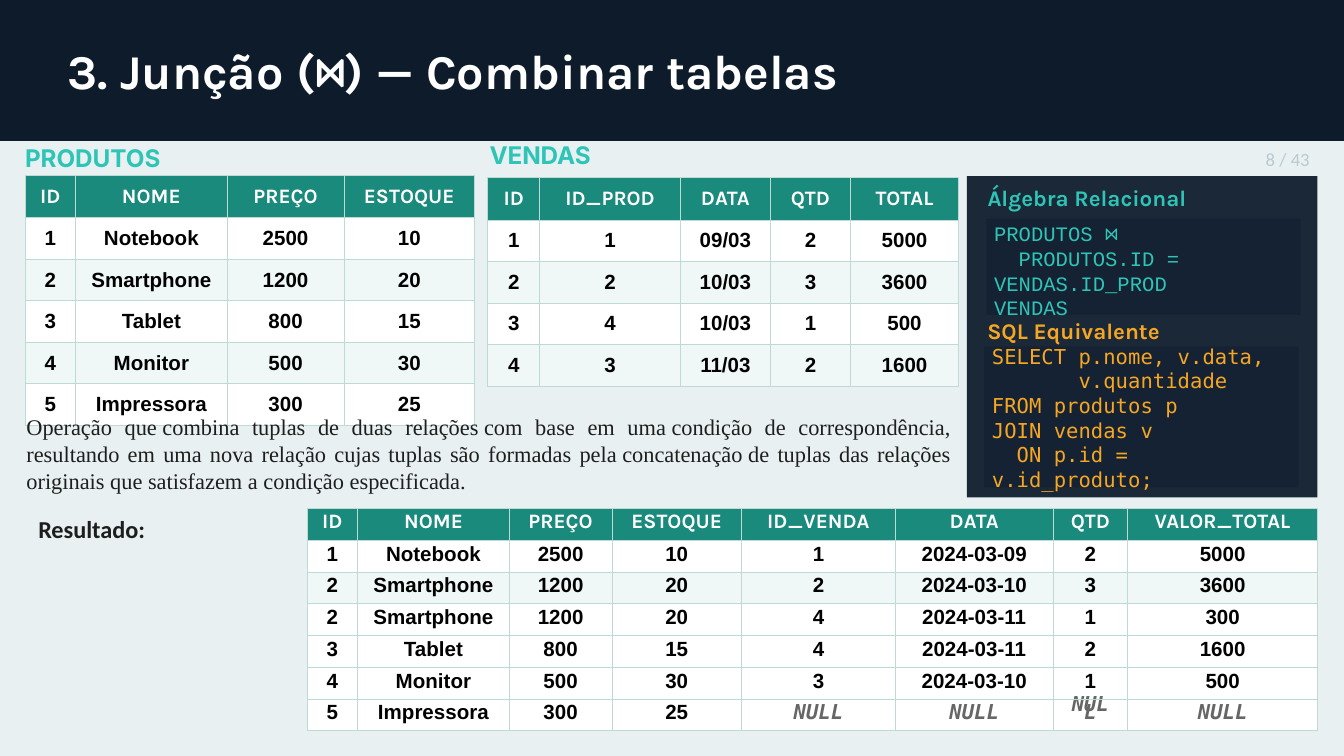
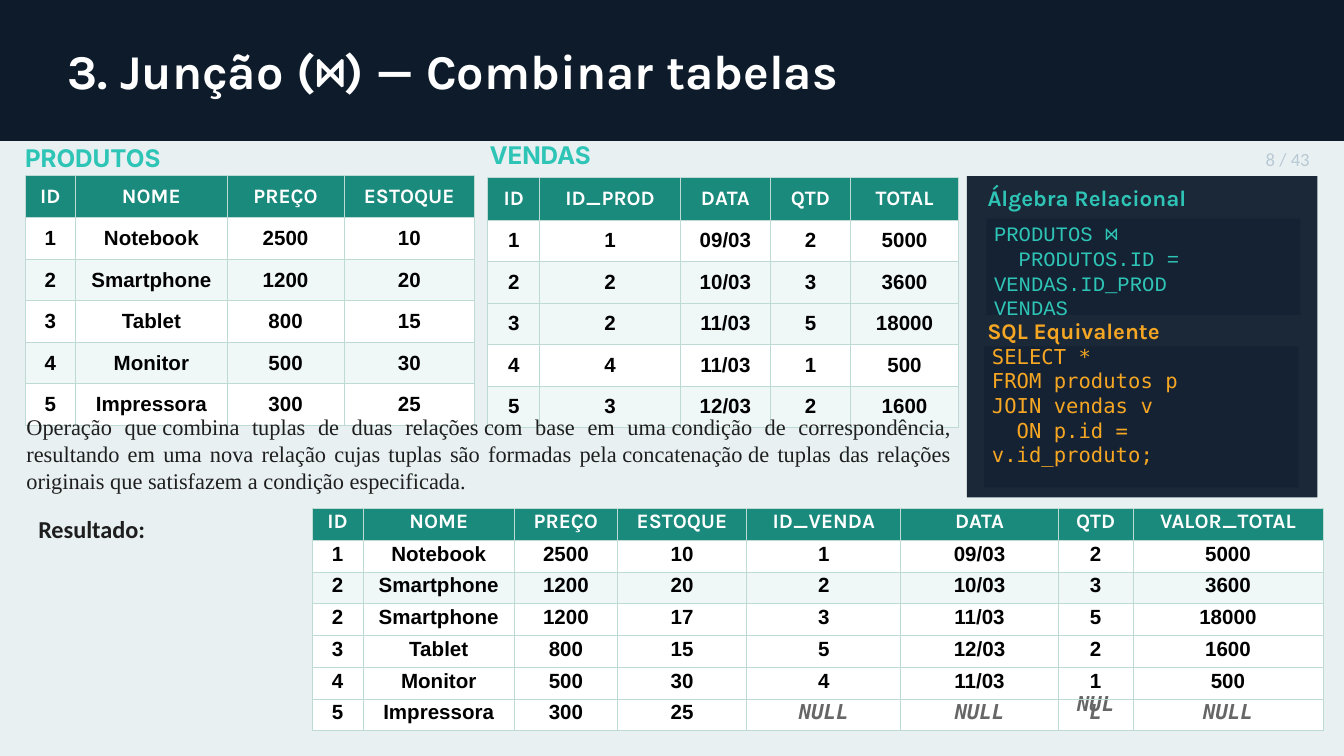
Before and after one commit to patrickaraujo/disc_BD, a slide deck: slide 7 of ARQ09/Bloco1/Algebra_Relacional_Teoria_e_Exercicios_v2.odp. Drawn at 1344x756 pixels with LibreOffice and Linux fonts; fonts in the diff are those of the drawing. Boxes give left, top, right and bottom in pixels: in the first picture for what was removed or moved away, otherwise in the second. Text is boxed around its words. In the diff, an @@ line names an element or a change of style, - is before the commit and + after.

```diff
--- a/ARQ09/Bloco1/Algebra_Relacional_Teoria_e_Exercicios_v2.odp
+++ b/ARQ09/Bloco1/Algebra_Relacional_Teoria_e_Exercicios_v2.odp
@@ table at [488,177,960,418] @@
-row 4: 3 | 4 | 10/03 | 1 | 500
-row 5: 4 | 3 | 11/03 | 2 | 1600
+row 4: 3 | 2 | 11/03 | 5 | 18000
+row 5: 4 | 4 | 11/03 | 1 | 500
+row 6: 5 | 3 | 12/03 | 2 | 1600
@@ text at [992,348,1066,365]: text changed @@
-SELECT p.nome, v.data,
-v.quantidade
+SELECT *
@@ table at [312,508,1322,730] @@
-row 2, column 6: 2024-03-09
+row 2, column 6: 09/03
-row 3, column 6: 2024-03-10
+row 3, column 6: 10/03
-row 4: 2 | Smartphone | 1200 | 20 | 4 | 2024-03-11 | 1 | 300
+row 4: 2 | Smartphone | 1200 | 17 | 3 | 11/03 | 5 | 18000
-row 5, column 5: 4
+row 5, column 5: 5
-row 5, column 6: 2024-03-11
+row 5, column 6: 12/03
-row 6, column 5: 3
+row 6, column 5: 4
-row 6, column 6: 2024-03-10
+row 6, column 6: 11/03
@@ table: place and size @@
-table at [306,508,1317,730]
+table at [312,508,1322,730]
```
Also in this commit, not shown: 14 other slides changed, 1 other file.
